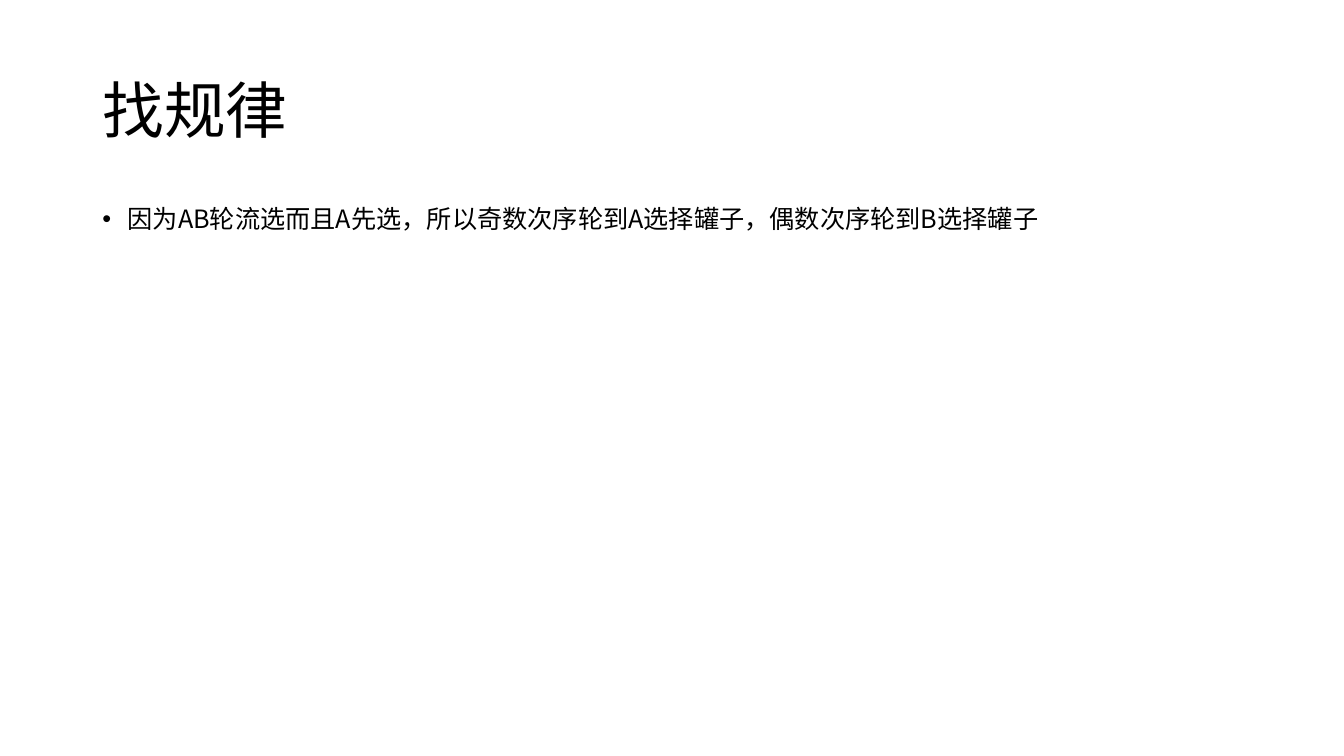
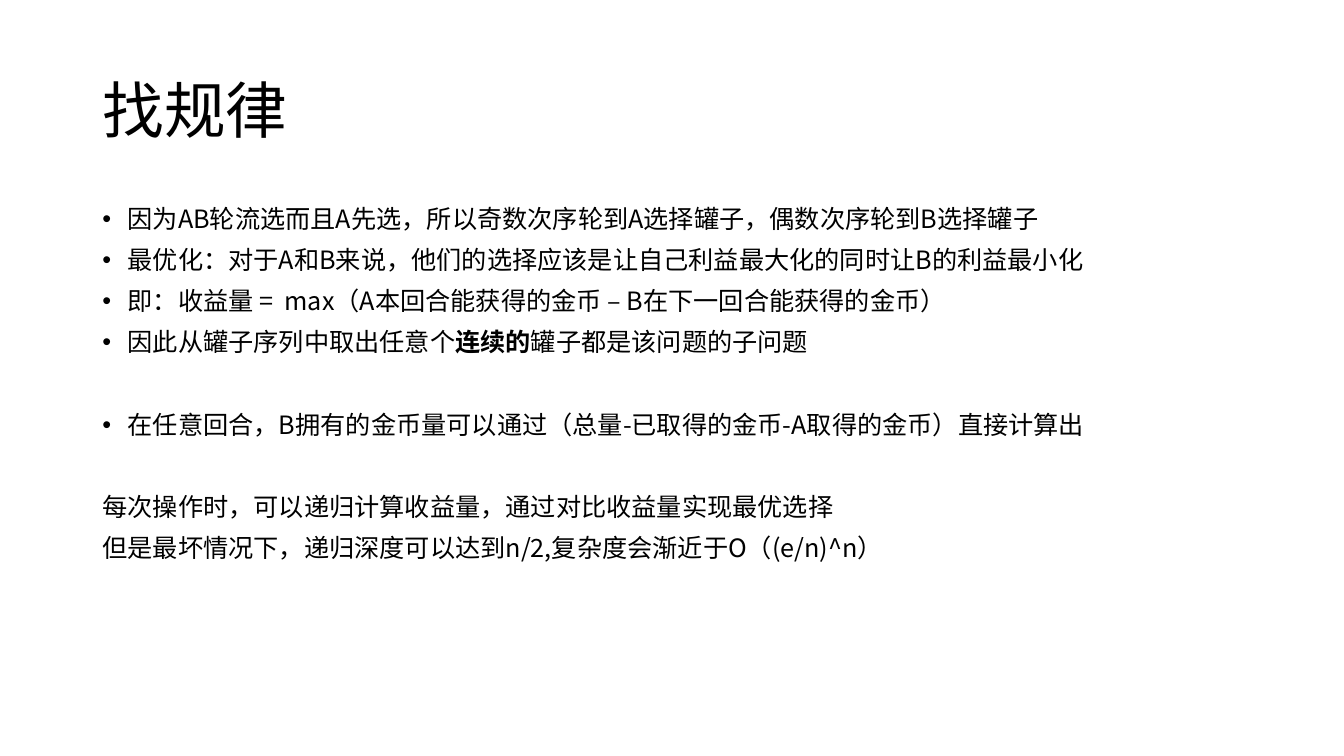
Before and after one commit to VirtualPuffer/Algorithm_Experiment, a slide deck: slide 2 of report/实验4/算法实验04.pptx (slide 3 before the commit). Drawn at 1344x756 pixels with LibreOffice and Linux fonts; fonts in the diff are those of the drawing. Boxes give left, top, right and bottom in pixels: in the first picture for what was removed or moved away, otherwise in the second. Text is boxed around its words. In the diff, an @@ line names an element or a change of style, - is before the commit and + after.

```diff
--- a/report/实验4/算法实验04.pptx
+++ b/report/实验4/算法实验04.pptx
@@ text at <box>102,247,1085,562</box>: paragraphs added @@
+• 最优化：对于A和B来说，他们的选择应该是让自己利益最大化的同时让B的利益最小化
+• 即：收益量 = max（A本回合能获得的金币 – B在下一回合能获得的金币）
+• 因此从罐子序列中取出任意个连续的罐子都是该问题的子问题
+• 在任意回合，B拥有的金币量可以通过（总量-已取得的金币-A取得的金币）直接计算出
+每次操作时，可以递归计算收益量，通过对比收益量实现最优选择
+但是最坏情况下，递归深度可以达到n/2,复杂度会渐近于O（(e/n)^n）
```
Also in this commit, not shown: 1 other slide changed, 3 slides added, 8 slides removed, 2 other files.
